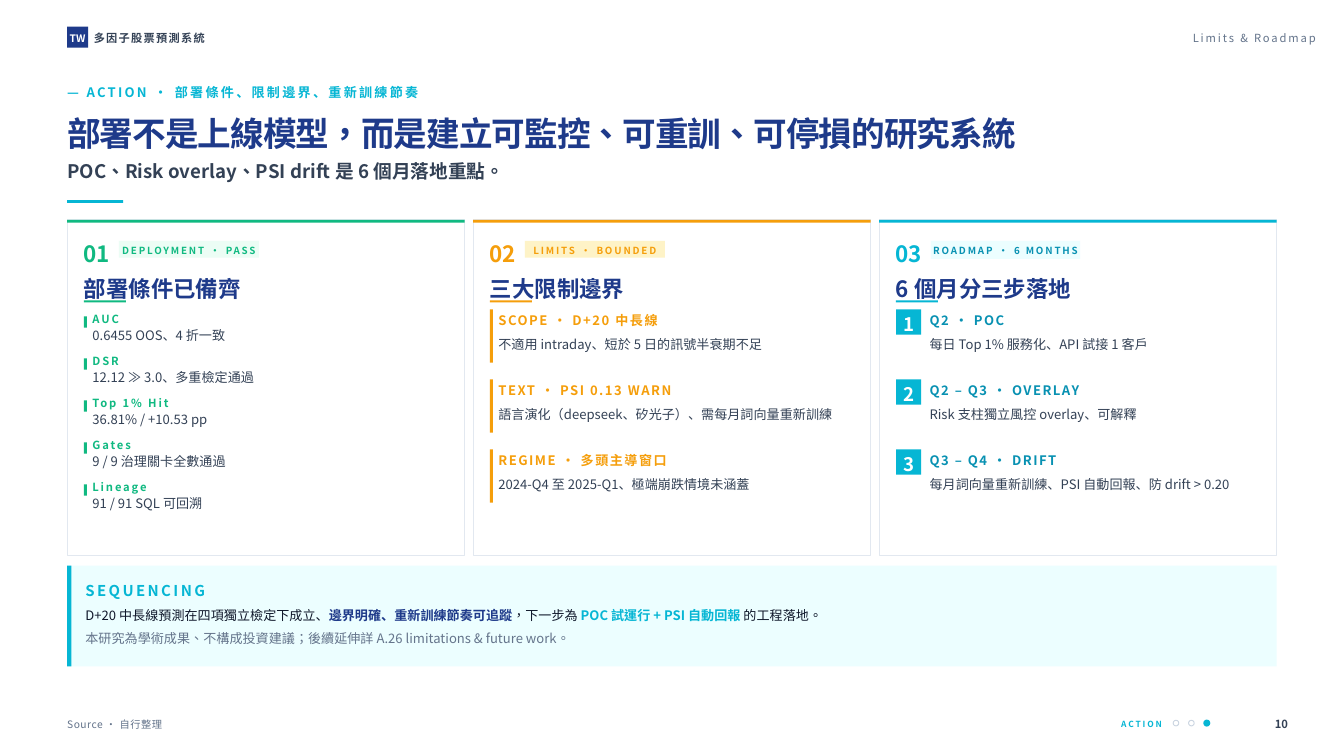
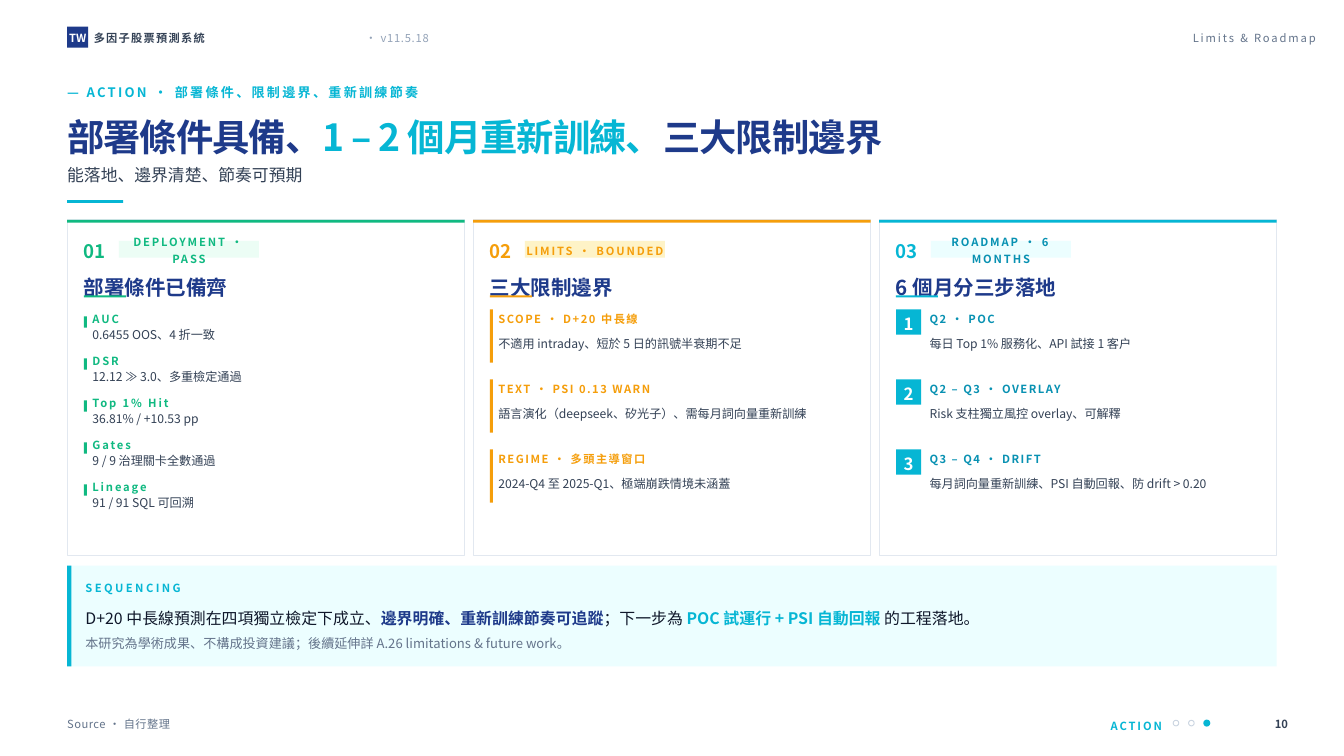
Before and after one commit to andychen050229-cell/taiwan-stock-multifactor, a slide deck: slide 10 of 台股多因子預測系統_v11.5.18_課堂簡報.pptx. Drawn at 1344x756 pixels with LibreOffice and Linux fonts; fonts in the diff are those of the drawing. Boxes give left, top, right and bottom in pixels: in the first picture for what was removed or moved away, otherwise in the second. Text is boxed around its words. In the diff, an @@ line names an element or a change of style, - is before the commit and + after.

```diff
--- a/台股多因子預測系統_v11.5.18_課堂簡報.pptx
+++ b/台股多因子預測系統_v11.5.18_課堂簡報.pptx
@@ text "TW" at (69, 33, 86, 42): size 11 to 12 pt, font Noto Sans CJK SC to Noto Sans CJK TC @@
@@ text added at (381, 34, 429, 42), 12 pt, text #94A3B8 @@
+· v11.5.18
@@ text at (67, 119, 883, 183): text changed; size 20 to 40 pt; font Noto Sans CJK SC to Noto Sans CJK TC @@
-部署不是上線模型，而是建立可監控、可重訓、可停損的研究系統
-POC、Risk overlay、PSI drift 是 6 個月落地重點。
+部署條件具備、1 – 2 個月重新訓練、三大限制邊界
+能落地、邊界清楚、節奏可預期
@@ size 24 to 20 pt, font Noto Sans CJK SC to Noto Sans CJK TC in 3 elements at (84, 244, 106, 259), (490, 244, 512, 259), (896, 244, 918, 259) @@
@@ size 10.5 to 12 pt, font Noto Sans CJK SC to Noto Sans CJK TC in 3 elements at (133, 237, 225, 246), (526, 246, 663, 255), (951, 237, 1049, 263) @@
@@ rectangle: place and size @@
-rectangle at (931, 241, 1080, 259)
+rectangle at (931, 241, 1070, 257)
@@ size 24 to 22 pt, font Noto Sans CJK SC to Noto Sans CJK TC in 3 elements at (84, 277, 228, 298), (490, 277, 613, 298), (896, 277, 1057, 298) @@
@@ 3 rectangles: place and size @@
-3 rectangles at (84, 300, 937, 302)
+3 rectangles at (84, 296, 937, 298)
@@ size 14 to 13 pt, font Noto Sans CJK SC to Noto Sans CJK TC in 11 elements at (92, 329, 215, 340), (92, 371, 242, 382), (92, 414, 199, 426), (92, 455, 216, 466), (92, 497, 194, 509), (498, 408, 806, 421), (498, 338, 742, 351), (498, 478, 731, 490), (930, 338, 1131, 351), (930, 408, 1121, 421), (930, 478, 1207, 489) @@
@@ size 14 to 12 pt, font Noto Sans CJK SC to Noto Sans CJK TC in 6 elements at (563, 311, 637, 326), (553, 384, 650, 393), (498, 451, 645, 466), (930, 314, 994, 326), (930, 384, 1061, 396), (930, 454, 1041, 466) @@
@@ text "SEQUENCING" at (85, 583, 180, 595): size 16 to 12 pt, font Noto Sans CJK SC to Noto Sans CJK TC @@
@@ text at (85, 610, 979, 650): text changed; size 14 to 17 pt; font Noto Sans CJK SC to Noto Sans CJK TC @@
-D+20 中長線預測在四項獨立檢定下成立、邊界明確、重新訓練節奏可追蹤，下一步為 POC 試運行 + PSI 自動回報 的工程落地。
-本研究為學術成果、不構成投資建議；後續延伸詳 A.26 limitations & future work。
+D+20 中長線預測在四項獨立檢定下成立、邊界明確、重新訓練節奏可追蹤；下一步為 POC 試運行 + PSI 自動回報 的工程落地。
+本研究為學術成果、不構成投資建議；後續延伸詳 A.26 limitations & future work。
@@ text "Source · 自行整理" at (67, 718, 170, 729): size 11 to 12 pt, font Noto Sans CJK SC to Noto Sans CJK TC @@
@@ text "ACTION" at (1111, 721, 1162, 730): size 9 to 12 pt, font Noto Sans CJK SC to Noto Sans CJK TC @@
```
Also in this commit, not shown: 40 other slides changed, 44 other files.
